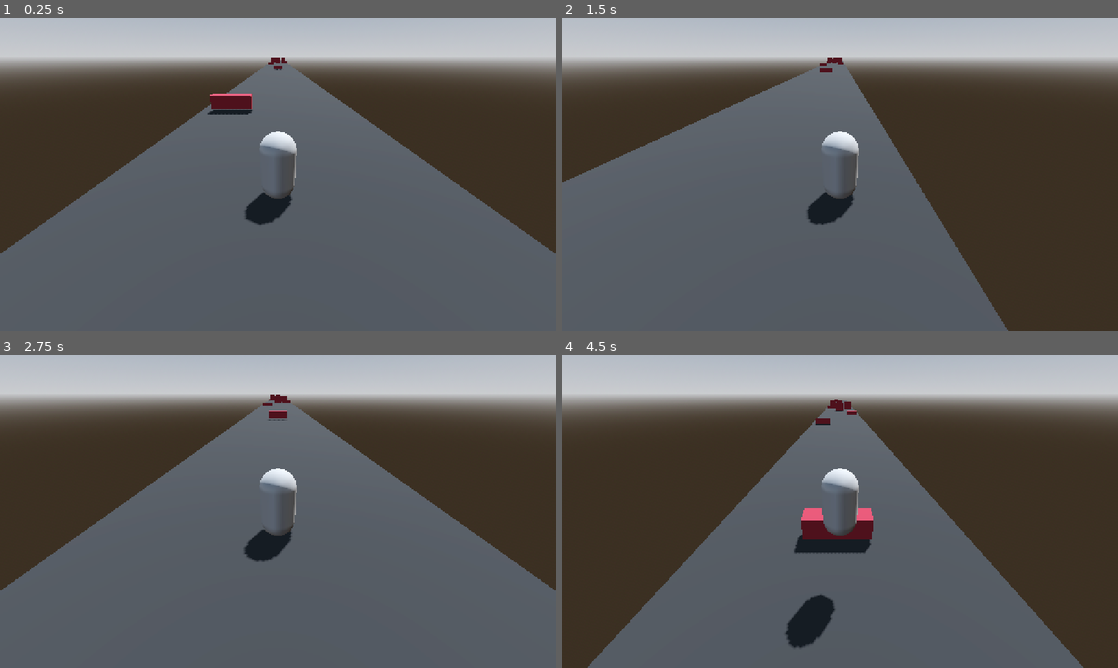
Above: before the commit, frames 1-4 (two rows, left to right).
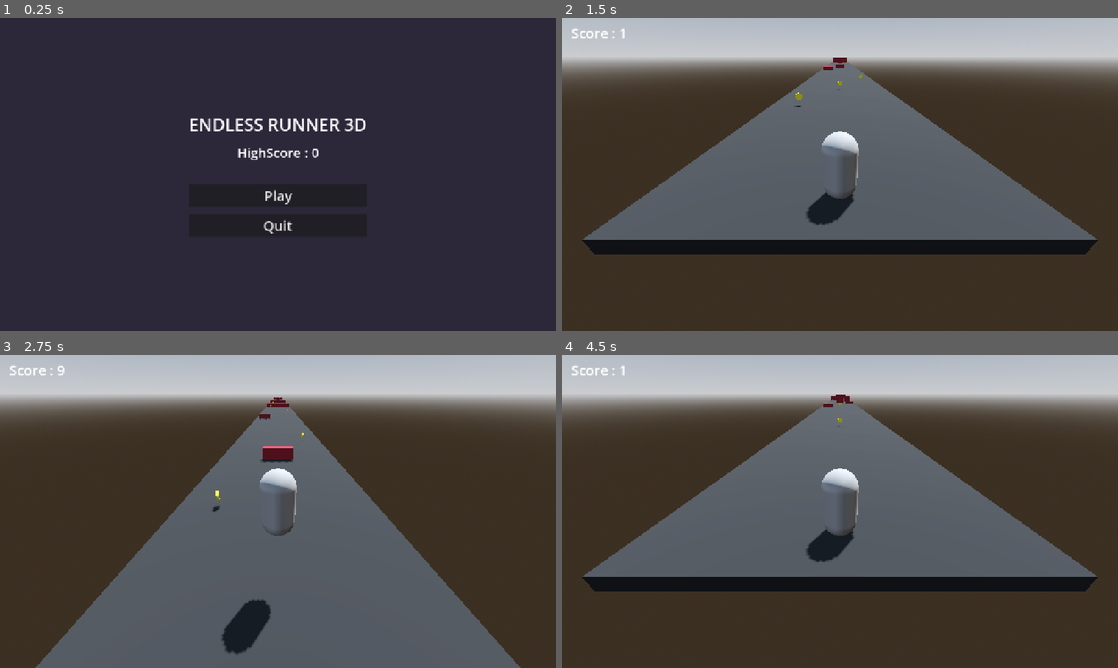
Above: after the commit, the same moments.

Repository: TK-Porky/endless-runner-3d
Game: Godot game, scene res://scenes/ui/MainMenu.tscn
Same seed, same stepped clock (60 frames per second), same inputs: the game is played once before the commit and once after it. Before the commit the project starts from res://scenes/core/Main.tscn.
Inputs (mouse positions are in pixels of both pictures, inside the frame that each line leads up to):
- Up to frame 1 (0.25 s): no input
- Up to frame 2 (1.5 s): click (840, 196) at 0.5 s, where only the run after the commit has a clickable "Play"; tap Enter (Confirm) at 1.25, 1.35 s; hold Right (Right) from 1.28 s (still down)
- Up to frame 3 (2.75 s): tap Space (Jump) at 1.52, 2.27 s; release Right (Right) at 2.03 s; hold Left (Left) from 2.03 s (still down); tap Enter (Confirm) at 2.1 s
- Up to frame 4 (4.5 s): release Left (Left) at 2.78 s; hold Right (Right) 2.78-4.28 s; tap Enter (Confirm) at 2.85, 3.6, 4.35 s; tap Space (Jump) at 3.77 s; hold Left (Left) from 4.28 s (still down)

The runs differ from the first frame. In frame 1, 83% of the frame differs, in the area x 0-100%, y 0-100%; in frame 2, 37%; in frame 3, 20%; in frame 4, 34%.

Commit message:
feat: implement scoring system, high score tracking, and main menu; update UI elements and game over screen

Diff:
--- a/project.godot
+++ b/project.godot
@@ -11,7 +11,7 @@
 [application]
 
 config/name="Endless Runner"
-run/main_scene="uid://c2t8oqb02b2w2"
+run/main_scene="uid://cp5wb6s4ytj4"
 config/features=PackedStringArray("4.5", "Forward Plus")
 config/icon="res://icon.svg"
 
--- a/scenes/core/GameManager.gd
+++ b/scenes/core/GameManager.gd
@@ -1,6 +1,7 @@
 extends Node
 
 signal game_over_triggered
+signal score_updated(new_score: int)
 
 var initial_speed := 15.0
 var max_speed := 40.0
@@ -9,7 +10,13 @@
 var current_speed := 0.0
 var is_game_over := false
 
+const SAVE_PATH = "user://save_data.cfg"
+
+var current_score: float = 0.0
+var high_score: int = 0
+
 func _ready() -> void:
+	load_highscore()
 	reset_game()
 
 func _process(delta: float) -> void:
@@ -17,14 +24,47 @@
 		current_speed += acceleration_rate * delta
 		current_speed = clamp(current_speed, initial_speed, max_speed)
 
+		current_score += current_speed * delta
+		score_updated.emit(int(current_score))
+
+func add_score(amount: int) -> void:
+	if not is_game_over:
+		current_score += amount
+		score_updated.emit(int(current_score))
+
 func trigger_game_over() -> void:
 	if is_game_over: return
 
 	is_game_over = true
 	current_speed = 0.0
+	check_new_highscore()
 
 	game_over_triggered.emit()
 
 func reset_game() -> void:
 	current_speed = initial_speed
+	current_score = 0.0
 	is_game_over = false
+
+func check_new_highscore() -> void:
+	var final_score = int(current_score)
+	if final_score > high_score:
+		high_score = final_score
+		save_highscore()
+
+func save_highscore() -> void:
+	var config = ConfigFile.new()
+	config.set_value("Leaderboard", "high_score", high_score)
+
+	var err = config.save(SAVE_PATH)
+	if err != OK:
+		push_error("Impossible de sauvegarder le meilleur score !")
+
+func load_highscore() -> void:
+	var config = ConfigFile.new()
+	var err = config.load(SAVE_PATH)
+
+	if err == OK:
+		high_score = config.get_value("Leaderboard", "high_score", 0)
+	else:
+		high_score = 0
--- a/scenes/core/Main.tscn
+++ b/scenes/core/Main.tscn
@@ -1,10 +1,11 @@
-[gd_scene load_steps=10 format=3 uid="uid://c2t8oqb02b2w2"]
+[gd_scene load_steps=11 format=3 uid="uid://c2t8oqb02b2w2"]
 
 [ext_resource type="PackedScene" uid="uid://cndi0m40wcf1u" path="res://scenes/player/Player.tscn" id="1_1wb4g"]
 [ext_resource type="PackedScene" uid="uid://crqueuvjubryk" path="res://scenes/ui/GameOverScreen.tscn" id="3_p1ppg"]
 [ext_resource type="PackedScene" uid="uid://b5uqpo3hux74r" path="res://scenes/level/LevelGenerator.tscn" id="4_v0fxp"]
 [ext_resource type="PackedScene" uid="uid://j8uinxxnwa21" path="res://scenes/level/BaseSection.tscn" id="5_dau2k"]
 [ext_resource type="PackedScene" uid="uid://d3idl8mbq8q80" path="res://scenes/level/Section_Obstacles.tscn" id="6_ld2r7"]
+[ext_resource type="PackedScene" uid="uid://cswgoos5l5aqe" path="res://scenes/ui/HUD.tscn" id="7_1wb4g"]
 [ext_resource type="PackedScene" uid="uid://csyg5hra5348i" path="res://scenes/level/Section_Jump.tscn" id="7_nxm05"]
 
 [sub_resource type="ProceduralSkyMaterial" id="ProceduralSkyMaterial_ey6xw"]
@@ -33,7 +34,9 @@
 transform = Transform3D(1, 0, 0, 0, 1, 0, 0, 0, 1, 0, 1.5695062, 0)
 jump_force = 8.0
 
-[node name="GameOverScreen" parent="." instance=ExtResource("3_p1ppg")]
-
 [node name="LevelGenerator" parent="." instance=ExtResource("4_v0fxp")]
 section_templates = Array[PackedScene]([ExtResource("5_dau2k"), ExtResource("6_ld2r7"), ExtResource("7_nxm05")])
+
+[node name="Hud" parent="." instance=ExtResource("7_1wb4g")]
+
+[node name="GameOverScreen" parent="." instance=ExtResource("3_p1ppg")]
--- a/scenes/level/coin.gd
+++ b/scenes/level/coin.gd
@@ -10,8 +10,7 @@
 
 func _on_body_entered(body: Node3D) -> void:
 	if body.is_in_group("Player"):
-		# TODO : Ajouter les points au score (Carte 4)
+		GameManager.add_score(100)
 		# TODO : Jouer le son de collecte (Carte 13)
-		print("+10 Points !")
 
 		queue_free()
--- a/scenes/ui/GameOverScreen.tscn
+++ b/scenes/ui/GameOverScreen.tscn
@@ -20,14 +20,31 @@
 anchor_top = 0.5
 anchor_right = 0.5
 anchor_bottom = 0.5
-offset_left = -135.5
-offset_top = -34.5
-offset_right = 135.5
-offset_bottom = 34.5
+offset_left = -128.0
+offset_top = -190.0
+offset_right = 143.0
+offset_bottom = -121.0
 grow_horizontal = 2
 grow_vertical = 2
 theme_override_font_sizes/font_size = 50
 text = "Game Over"
+
+[node name="ScoreLabel" type="Label" parent="Control"]
+layout_mode = 1
+anchors_preset = 8
+anchor_left = 0.5
+anchor_top = 0.5
+anchor_right = 0.5
+anchor_bottom = 0.5
+offset_left = -135.5
+offset_top = -90.0
+offset_right = 135.5
+offset_bottom = -21.0
+grow_horizontal = 2
+grow_vertical = 2
+theme_override_font_sizes/font_size = 50
+text = "Score: 0"
+horizontal_alignment = 1
 
 [node name="RestartBtn" type="Button" parent="Control"]
 layout_mode = 0
@@ -45,4 +62,4 @@
 offset_right = 776.0
 offset_bottom = 538.0
 theme_override_font_sizes/font_size = 24
-text = "Quit"
+text = "Return to Menu"
--- a/scenes/ui/HUD.tscn
+++ b/scenes/ui/HUD.tscn
@@ -1,3 +1,23 @@
-[gd_scene format=3 uid="uid://cswgoos5l5aqe"]
+[gd_scene load_steps=2 format=3 uid="uid://cswgoos5l5aqe"]
+
+[ext_resource type="Script" uid="uid://ix85dlee4veo" path="res://scenes/ui/hud.gd" id="1_kw0id"]
 
 [node name="Hud" type="CanvasLayer"]
+script = ExtResource("1_kw0id")
+
+[node name="LiveScoreLabel" type="Label" parent="."]
+offset_left = 21.0
+offset_top = 12.0
+offset_right = 106.0
+offset_bottom = 57.0
+theme_override_font_sizes/font_size = 32
+text = "Score"
+
+[node name="HighScoreLabel" type="Label" parent="."]
+visible = false
+offset_left = 23.0
+offset_top = 72.0
+offset_right = 108.0
+offset_bottom = 117.0
+theme_override_font_sizes/font_size = 32
+text = "HighScore"
--- /dev/null
+++ b/scenes/ui/MainMenu.tscn
@@ -0,0 +1,63 @@
+[gd_scene load_steps=2 format=3 uid="uid://cp5wb6s4ytj4"]
+
+[ext_resource type="Script" uid="uid://b32nupwsb6bov" path="res://scenes/ui/main_menu.gd" id="1_vjtqc"]
+
+[node name="MainMenu" type="CanvasLayer"]
+script = ExtResource("1_vjtqc")
+
+[node name="Control" type="Control" parent="."]
+layout_mode = 3
+anchors_preset = 15
+anchor_right = 1.0
+anchor_bottom = 1.0
+grow_horizontal = 2
+grow_vertical = 2
+
+[node name="Background" type="ColorRect" parent="Control"]
+layout_mode = 1
+anchors_preset = 15
+anchor_right = 1.0
+anchor_bottom = 1.0
+grow_horizontal = 2
+grow_vertical = 2
+color = Color(0.043137256, 0, 0.14901961, 0.4862745)
+
+[node name="MenuElements" type="VBoxContainer" parent="Control"]
+layout_mode = 1
+anchors_preset = 8
+anchor_left = 0.5
+anchor_top = 0.5
+anchor_right = 0.5
+anchor_bottom = 0.5
+offset_left = -20.0
+offset_top = -20.0
+offset_right = 20.0
+offset_bottom = 20.0
+grow_horizontal = 2
+grow_vertical = 2
+theme_override_constants/separation = 16
+
+[node name="TitleLabel" type="Label" parent="Control/MenuElements"]
+layout_mode = 2
+theme_override_font_sizes/font_size = 40
+text = "ENDLESS RUNNER 3D"
+
+[node name="HighScoreLabel" type="Label" parent="Control/MenuElements"]
+layout_mode = 2
+theme_override_font_sizes/font_size = 30
+text = "Highscore : 400"
+horizontal_alignment = 1
+
+[node name="Spacer" type="Control" parent="Control/MenuElements"]
+custom_minimum_size = Vector2(0, 20)
+layout_mode = 2
+
+[node name="PlayButton" type="Button" parent="Control/MenuElements"]
+layout_mode = 2
+theme_override_font_sizes/font_size = 32
+text = "Play"
+
+[node name="QuitButton" type="Button" parent="Control/MenuElements"]
+layout_mode = 2
+theme_override_font_sizes/font_size = 32
+text = "Quit"
--- a/scenes/ui/game_over_screen.gd
+++ b/scenes/ui/game_over_screen.gd
@@ -3,6 +3,9 @@
 @onready var control_node: Control = $Control
 @onready var restart_button: Button = $Control/RestartBtn
 @onready var quit_button: Button = $Control/QuitBtn
+@onready var score_label: Label = $Control/ScoreLabel
+
+const MAIN_MENU_SCENE_PATH = "res://scenes/ui/MainMenu.tscn"
 
 func _ready() -> void:
 	control_node.visible = false
@@ -12,11 +15,16 @@
 	restart_button.pressed.connect(_on_restart_pressed)
 	quit_button.pressed.connect(_on_quit_pressed)
 
+func _process(_delta: float) -> void:
+	if Input.is_action_just_pressed("Confirm"):
+		_on_restart_pressed()
+
 func show_game_over() -> void:
+	score_label.text = "Score : " + str(int(GameManager.current_score)) + "\n" + "Best Score : " + str(GameManager.high_score)
 	control_node.visible = true
 
 func _on_quit_pressed() -> void:
-	get_tree().quit()
+	get_tree().change_scene_to_file(MAIN_MENU_SCENE_PATH)
 
 func _on_restart_pressed() -> void:
 	GameManager.reset_game()
--- /dev/null
+++ b/scenes/ui/hud.gd
@@ -0,0 +1,11 @@
+extends CanvasLayer
+
+@onready var live_score_label: Label = $LiveScoreLabel
+@onready var high_score_label: Label = $HighScoreLabel
+
+func _ready() -> void:
+	GameManager.score_updated.connect(_on_score_updated)
+
+func _on_score_updated(new_score: int) -> void:
+	live_score_label.text = "Score : " + str(new_score)
+	#high_score_label.text = "HighScore : " + str(GameManager.high_score)
--- /dev/null
+++ b/scenes/ui/main_menu.gd
@@ -0,0 +1,20 @@
+extends CanvasLayer
+
+@onready var high_score_label: Label =  $Control/MenuElements/HighScoreLabel
+@onready var play_button: Button = $Control/MenuElements/PlayButton
+@onready var quit_button: Button = $Control/MenuElements/QuitButton
+
+const GAME_SCENE_PATH = "res://scenes/core/Main.tscn"
+
+func _ready() -> void:
+	high_score_label.text = "HighScore : " + str(GameManager.high_score)
+
+	play_button.pressed.connect(_on_play_pressed)
+	quit_button.pressed.connect(_on_quit_pressed)
+
+func _on_play_pressed() -> void:
+	GameManager.reset_game()
+	get_tree().change_scene_to_file(GAME_SCENE_PATH)
+
+func _on_quit_pressed() -> void:
+	get_tree().quit()
Not shown, added: scenes/ui/hud.gd.uid
Not shown, added: scenes/ui/main_menu.gd.uid
